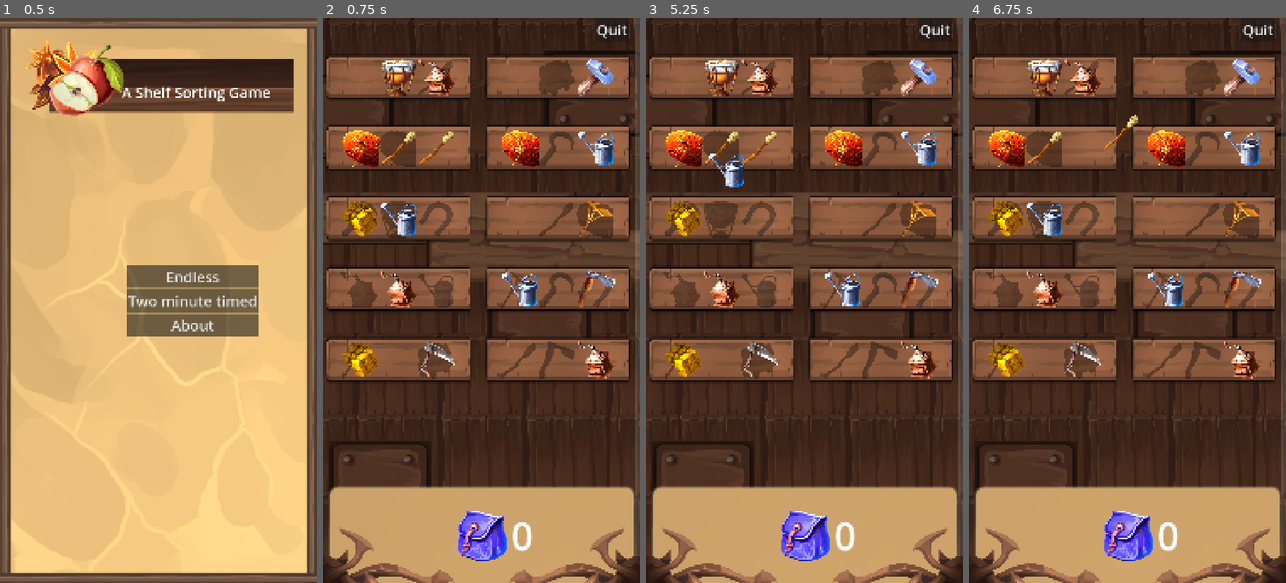
Above: before the commit, frames 1-4 (left to right).
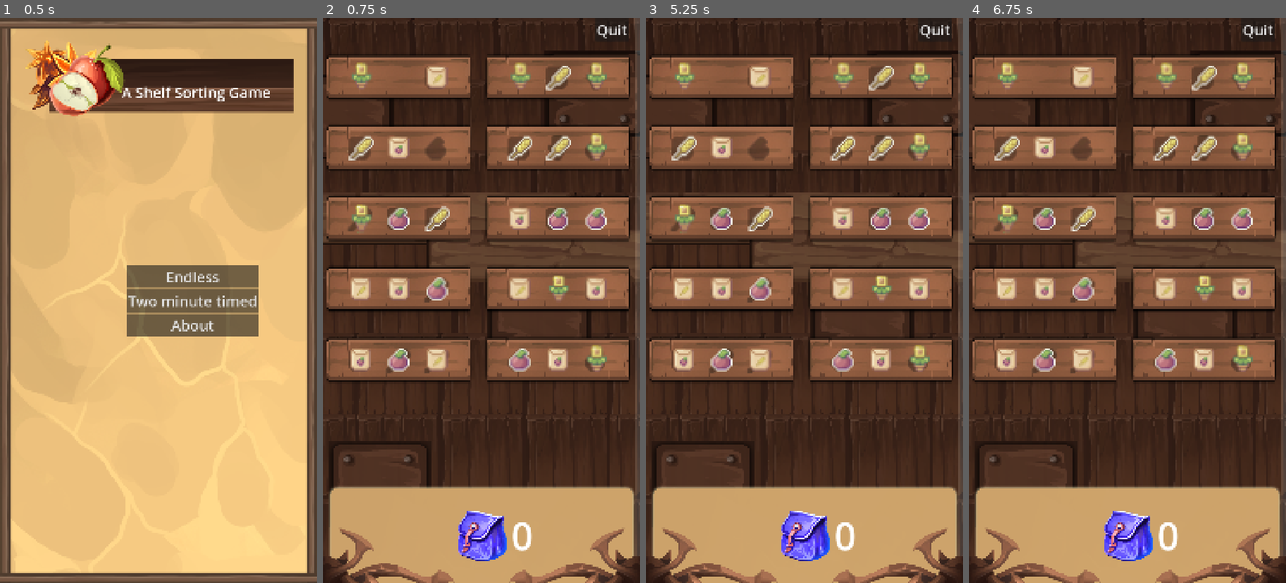
Above: after the commit, the same moments.

Repository: andrewcrisp/shelfsortinggame
Game: Godot game, scene res://scenes/game.tscn
The game is run twice, just before and just after one commit, with the same random seed, the same clock (stepped at 60 frames per second) and the same inputs.
Inputs (mouse positions are in pixels of both pictures, inside the frame that each line leads up to):
- Up to frame 1 (0.5 s): no input
- Up to frame 2 (0.75 s): click "Endless" at 0.5 s
- Up to frame 3 (5.25 s): tap Enter at 1.25, 2.75, 4.25 s; move the mouse to (874, 272) at 1.27 s; click (874, 272) at 1.42 s; tap Space at 2, 3.5, 5 s; drag from (741, 328) to (684, 74) at 2.02 s; move the mouse to (836, 176) at 2.77 s; drag from (788, 413) to (722, 74) at 3.52 s; move the mouse to (899, 385) at 4.27 s; hold Down (ui_down) 4.28-5 s; drag from (709, 215) to (760, 74) at 5.02 s
- Up to frame 4 (6.75 s): move the mouse to (1143, 300) at 5.77 s; hold Down (ui_down) 5.78-6.5 s; click (1143, 300) at 5.92 s; drag from (1079, 159) to (1203, 74) at 6.52 s

Frame 1 is identical in both runs. In frame 2, 12% of the frame differs, in the area x 5-93%, y 7-64%; in frame 3, 12%; in frame 4, 12%.

Commit message:
Fix collision shape sizes

Diff:
--- a/scripts/sortable_item.gd
+++ b/scripts/sortable_item.gd
@@ -10,7 +10,6 @@
 var myShape
 
 func _ready() -> void:
-	$SortableItemShape/CollisionShape2D.shape.size = $Sprite2D.region_rect.size * 1.1
 	$SortableItemShape.connect("area_entered", _on_area_2d_area_entered)
 	$SortableItemShape.connect("area_exited", _on_area_2d_area_exited)
 	mySprite = $Sprite2D
@@ -19,8 +18,11 @@
 	pass
 
 func resetCollisionShape():
-	#$SortableItemShape/CollisionShape2D.shape.size = $Sprite2D.region_rect.size * 1.1
-	$SortableItemShape/CollisionShape2D.shape.size = $Sprite2D.texture.get_size()
+	if $Sprite2D.region_enabled:
+		$SortableItemShape/CollisionShape2D.shape.size = $Sprite2D.region_rect.size * 1.1
+	else:
+		$SortableItemShape/CollisionShape2D.shape.size = $Sprite2D.texture.get_size()
+		#$SortableItemShape/CollisionShape2D.shape.size = $Sprite2D.region_rect.size * 1.1
 func _input(event: InputEvent) -> void:
 	if (event is InputEventMouseButton
 		|| event is InputEventScreenTouch):
--- a/scripts/spawner.gd
+++ b/scripts/spawner.gd
@@ -30,8 +30,8 @@
 	return item
 
 func SpawnNewItem():
+	return SpawnNewItemFromScene()
 	return SpawnNewItemFromTextureList()
-	return SpawnNewItemFromScene()
 
 func SpawnNewItemFromTextureList():
 	var itemTexture = GetRandomItemTexture()
@@ -72,9 +72,13 @@
 func _ready() -> void:
 	for item in Globals.groceries:
 		scenes.append(load(item))
+	load_asset_pack()
 	load_item_textures()
 	sortableItemScene = load("res://scenes/sortable_item.tscn")
 
+func load_asset_pack():
+	var success = ProjectSettings.load_resource_pack("res://assets.pck")
+	pass
 func load_item_textures():
 	var path = "res://assets/items/tools"
 	var dir := DirAccess.open(path)
Not shown, changed: export_presets.cfg
